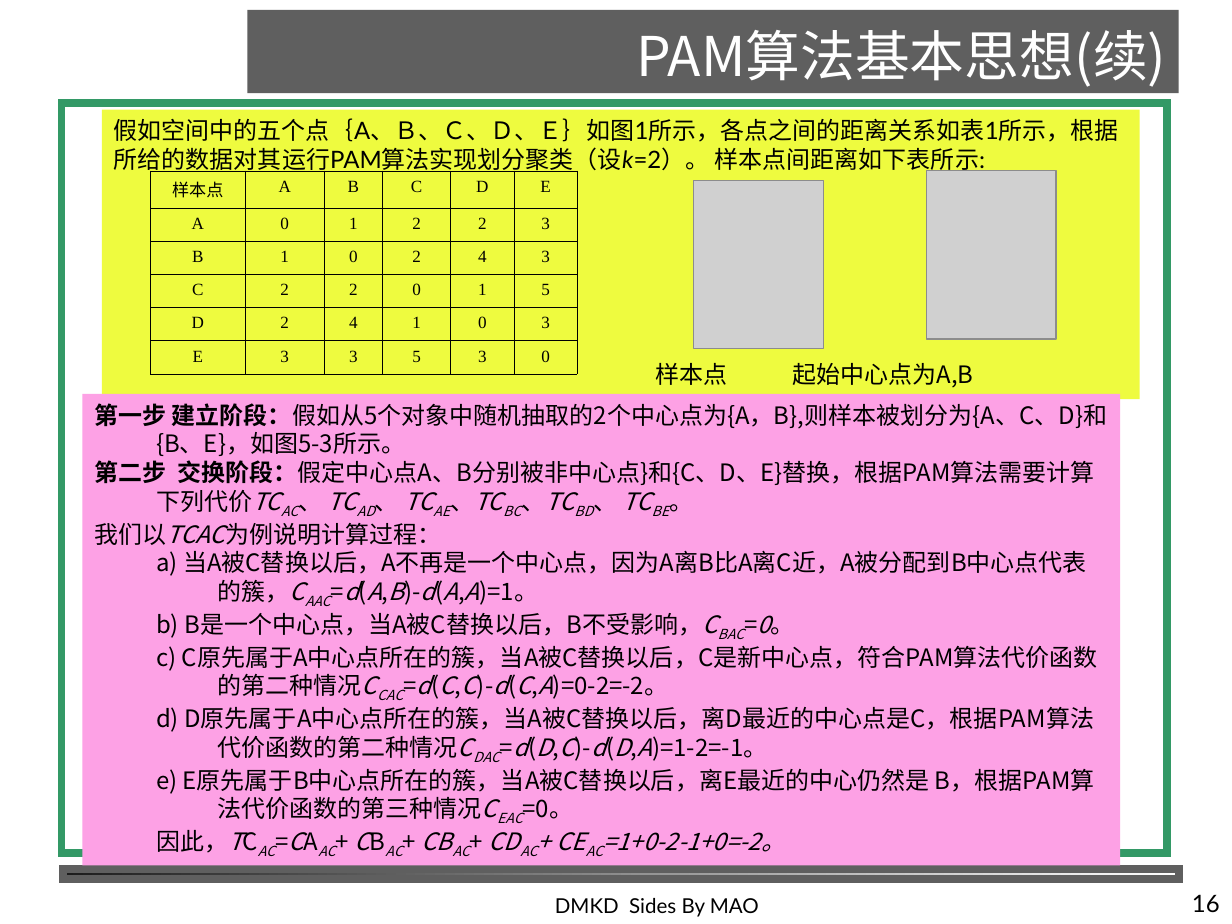
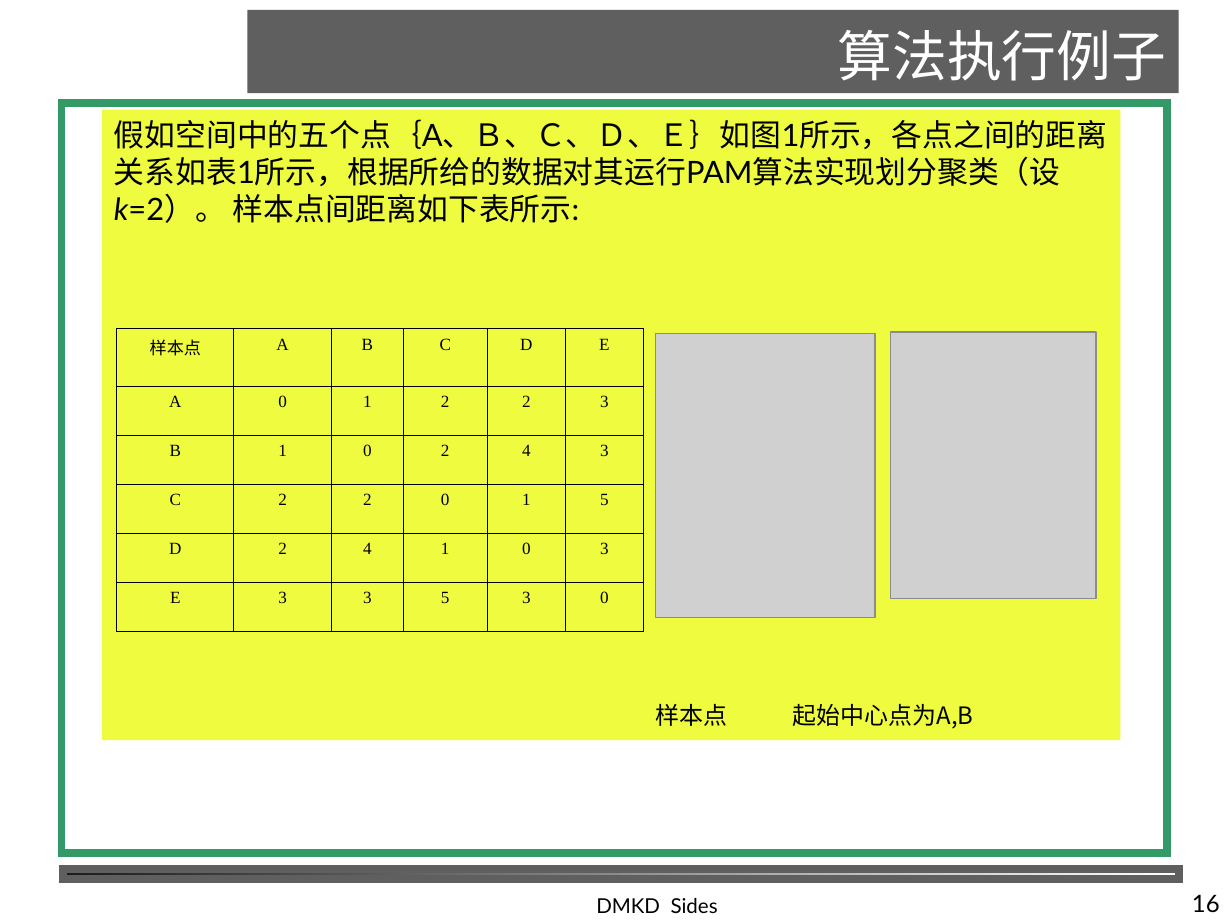
Before and after one commit to shfkuang/shfkuang.github.io, a slide deck: slide 16 of dm/ch5.2.ppt. Drawn at 1232x924 pixels with LibreOffice and Linux fonts; fonts in the diff are those of the drawing; grey boxes stand for pictures; background and template pictures are left out. Boxes give left, top, right and bottom in pixels: in the first picture for what was removed or moved away, otherwise in the second. Text is boxed around its words. In the diff, an @@ line names an element or a change of style, - is before the commit and + after.

```diff
--- a/dm/ch5.2.ppt
+++ b/dm/ch5.2.ppt
@@ title at (837,30,1166,81): text changed @@
-PAM算法基本思想(续)
+算法执行例子
@@ rectangle "假如空间中的五个点｛A、Ｂ、Ｃ、Ｄ、Ｅ｝如图1所示，各点之间的距离关系如表1所示，根据所给的数据对其运行PAM算法实现划 ...": place and size @@
-rectangle "假如空间中的五个点｛A、Ｂ、Ｃ、Ｄ、Ｅ｝如图1所示，各点之间的距离关系如表1所示，根据所给的数据对其运行PAM算法实现划 ..." at (102,110,1141,399)
+rectangle "假如空间中的五个点｛A、Ｂ、Ｃ、Ｄ、Ｅ｝如图1所示，各点之间的距离关系如表1所示，根据所给的数据对其运行PAM算法实现划 ..." at (102,110,1121,740)
@@ text in rectangle at (114,119,1108,223): size 14 to 18 pt in "假如空间中的五个点｛A、Ｂ、Ｃ、Ｄ、Ｅ｝如图1所示，各点之间的距离关系如表1所示，根据所给的数据对其运行PAM算法实现划 ..." @@
@@ table: place and size @@
-table at (150,171,575,375)
+table at (117,329,643,632)
@@ picture: place and size @@
-picture at (694,181,823,349)
+picture at (655,333,875,617)
@@ picture: place and size @@
-picture at (926,171,1056,339)
+picture at (891,333,1095,599)
@@ rectangle removed at (83,394,1121,866) @@
-第一步 建立阶段：假如从5个对象中随机抽取的2个中心点为{A，B},则样本被划分为{A、C、D}和{B、E}，如图5-3所示。
-第二步 交换阶段：假定中心点A、B分别被非中心点}和{C、D、E}替换，根据PAM算法需要计算下列代价TCAC、 TCAD、 TCAE、TCBC、TCBD、 TCBE。
-我们以TCAC为例说明计算过程：
-  a) 当A被C替换以后，A不再是一个中心点，因为A离B比A离C近，A被分配到B中心点代表的簇，CAAC=d(A,B)-d(A,A)=1。
-  b) B是一个中心点，当A被C替换以后，B不受影响，CBAC=0。
-  c) C原先属于A中心点所在的簇，当A被C替换以后，C是新中心点，符合PAM算法代价函数的第二种情况CCAC=d(C,C)-d(C,A)=0-2=-2。
-  d) D原先属于A中心点所在的簇，当A被C替换以后，离D最近的中心点是C，根据PAM算法代价函数的第二种情况CDAC=d(D,C)-d(D,A)=1-2=-1。
-  e) E原先属于B中心点所在的簇，当A被C替换以后，离E最近的中心仍然是 B，根据PAM算法代价函数的第三种情况CEAC=0。
-  因此，TCAC=CAAC+ CBAC+ CBAC+ CDAC+ CEAC=1+0-2-1+0=-2。
@@ text at (596,898,718,913): text changed @@
-DMKD Sides By MAO
+DMKD Sides
```
Also in this commit, not shown: 19 other slides changed, 3 slides added, 1 other file.
